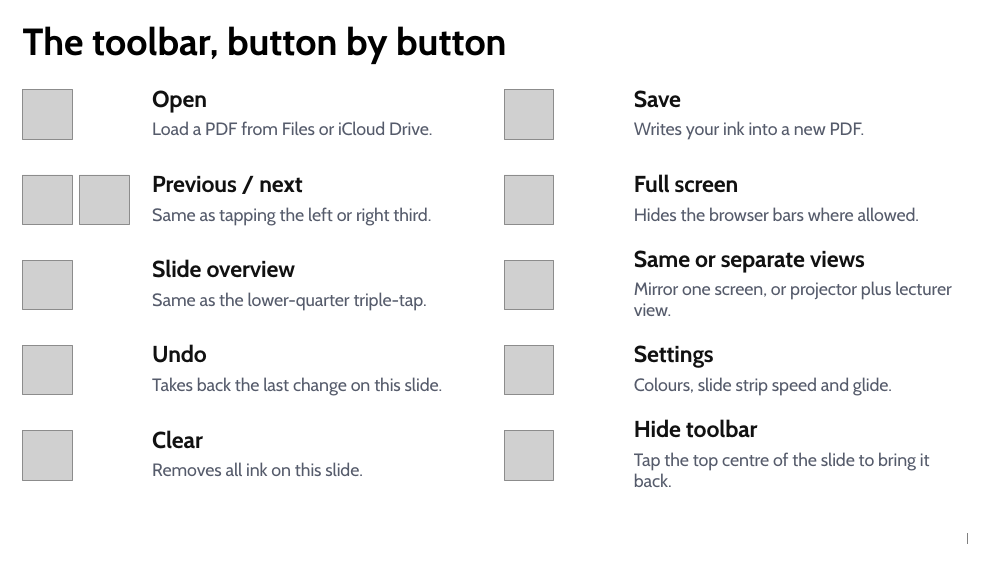
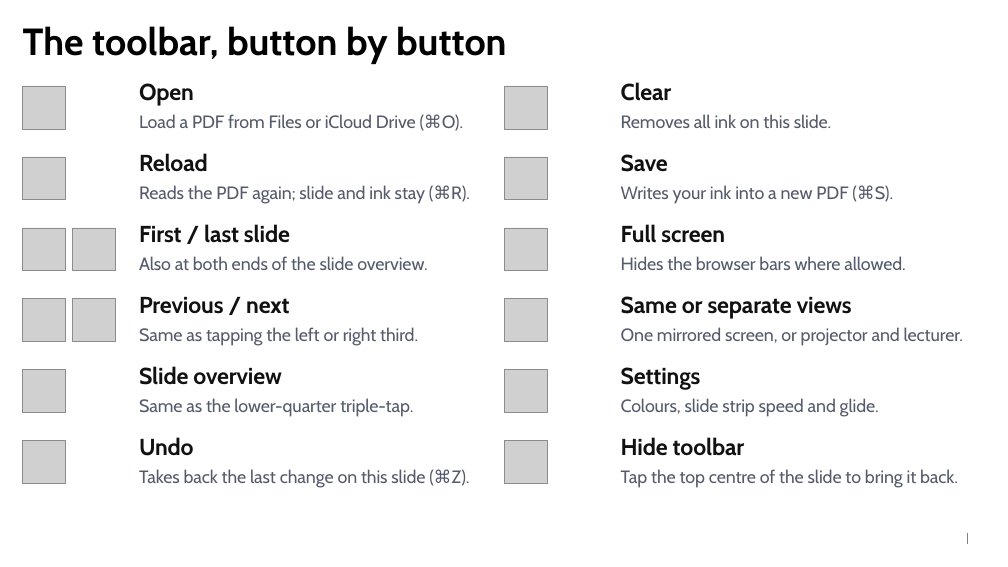
Before and after one commit to tessonec/bdlt-pdf-presenter, a slide deck: slide 9 of source/guide-deck.pptx. Drawn at 1008x567 pixels with LibreOffice and Linux fonts; fonts in the diff are those of the drawing; grey boxes stand for pictures; background and template pictures are left out. Boxes give left, top, right and bottom in pixels: in the first picture for what was removed or moved away, otherwise in the second. Text is boxed around its words. In the diff, an @@ line names an element or a change of style, - is before the commit and + after.

```diff
--- a/source/guide-deck.pptx
+++ b/source/guide-deck.pptx
@@ picture resized from (x1=23, y1=90, x2=73, y2=140) to (x1=23, y1=86, x2=66, y2=129) @@
@@ text "Open" moved from (x1=152, y1=90, x2=432, y2=135) to (x1=139, y1=83, x2=463, y2=131) @@
@@ picture resized from (x1=23, y1=430, x2=73, y2=480) to (x1=504, y1=86, x2=547, y2=129) @@
@@ text "Clear" moved from (x1=152, y1=430, x2=363, y2=476) to (x1=621, y1=82, x2=832, y2=128) @@
@@ text at (x1=139, y1=114, x2=463, y2=131): text changed @@
-Load a PDF from Files or iCloud Drive.
+Load a PDF from Files or iCloud Drive (⌘O).
@@ picture added at (x1=23, y1=157, x2=66, y2=200) @@
@@ text added at (x1=139, y1=153, x2=470, y2=204), 17 pt, text #555B6B @@
+Reload
+Reads the PDF again; slide and ink stay (⌘R).
@@ picture resized from (x1=504, y1=90, x2=554, y2=140) to (x1=504, y1=157, x2=547, y2=200) @@
@@ text "Save" moved from (x1=634, y1=90, x2=865, y2=140) to (x1=621, y1=154, x2=893, y2=204) @@
@@ text at (x1=621, y1=185, x2=893, y2=204): text changed @@
-Writes your ink into a new PDF.
+Writes your ink into a new PDF (⌘S).
@@ picture added at (x1=23, y1=228, x2=66, y2=271) @@
@@ picture added at (x1=73, y1=228, x2=116, y2=271) @@
@@ text added at (x1=139, y1=224, x2=427, y2=270), 17 pt, text #555B6B @@
+First / last slide
+Also at both ends of the slide overview.
@@ picture resized from (x1=504, y1=175, x2=554, y2=225) to (x1=504, y1=228, x2=547, y2=271) @@
@@ text "Full screen" moved from (x1=634, y1=174, x2=919, y2=221) to (x1=621, y1=224, x2=905, y2=270) @@
@@ picture resized from (x1=23, y1=175, x2=73, y2=225) to (x1=23, y1=299, x2=66, y2=342) @@
@@ picture resized from (x1=79, y1=175, x2=129, y2=225) to (x1=73, y1=299, x2=116, y2=342) @@
@@ text "Previous / next" moved from (x1=152, y1=176, x2=431, y2=226) to (x1=139, y1=297, x2=418, y2=346) @@
@@ picture resized from (x1=504, y1=260, x2=554, y2=310) to (x1=504, y1=299, x2=547, y2=342) @@
@@ text "Same or separate views" moved from (x1=634, y1=250, x2=951, y2=316) to (x1=621, y1=296, x2=963, y2=346) @@
@@ text at (x1=621, y1=327, x2=963, y2=346): text changed @@
-Mirror one screen, or projector plus lecturer view.
+One mirrored screen, or projector and lecturer.
@@ picture resized from (x1=23, y1=260, x2=73, y2=310) to (x1=23, y1=370, x2=66, y2=413) @@
@@ text "Slide overview" moved from (x1=152, y1=259, x2=427, y2=311) to (x1=139, y1=366, x2=413, y2=417) @@
@@ picture resized from (x1=504, y1=346, x2=554, y2=395) to (x1=504, y1=370, x2=547, y2=413) @@
@@ text "Settings" moved from (x1=634, y1=345, x2=892, y2=396) to (x1=621, y1=367, x2=879, y2=417) @@
@@ picture resized from (x1=23, y1=346, x2=73, y2=395) to (x1=23, y1=441, x2=66, y2=484) @@
@@ text "Undo" moved from (x1=152, y1=344, x2=443, y2=396) to (x1=139, y1=437, x2=470, y2=488) @@
@@ picture resized from (x1=504, y1=430, x2=554, y2=480) to (x1=504, y1=441, x2=547, y2=484) @@
@@ text "Hide toolbar" rewrapped from (x1=634, y1=419, x2=930, y2=487) to (x1=621, y1=437, x2=958, y2=488) @@
@@ text at (x1=139, y1=469, x2=470, y2=488): text changed @@
-Takes back the last change on this slide.
+Takes back the last change on this slide (⌘Z).
```
Also in this commit, not shown: 4 other files.
